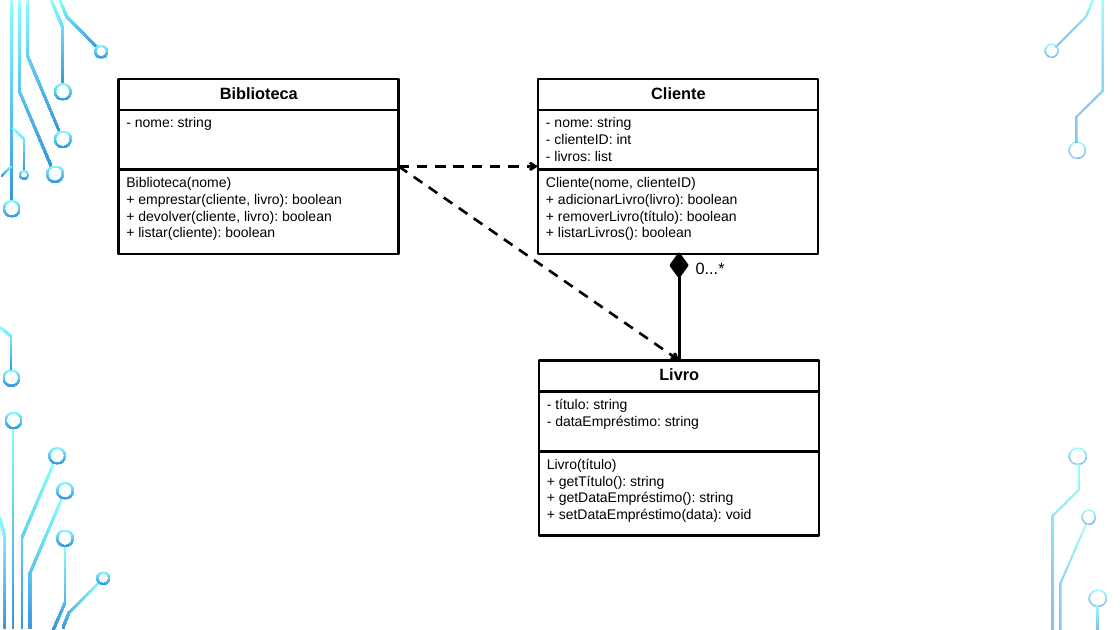
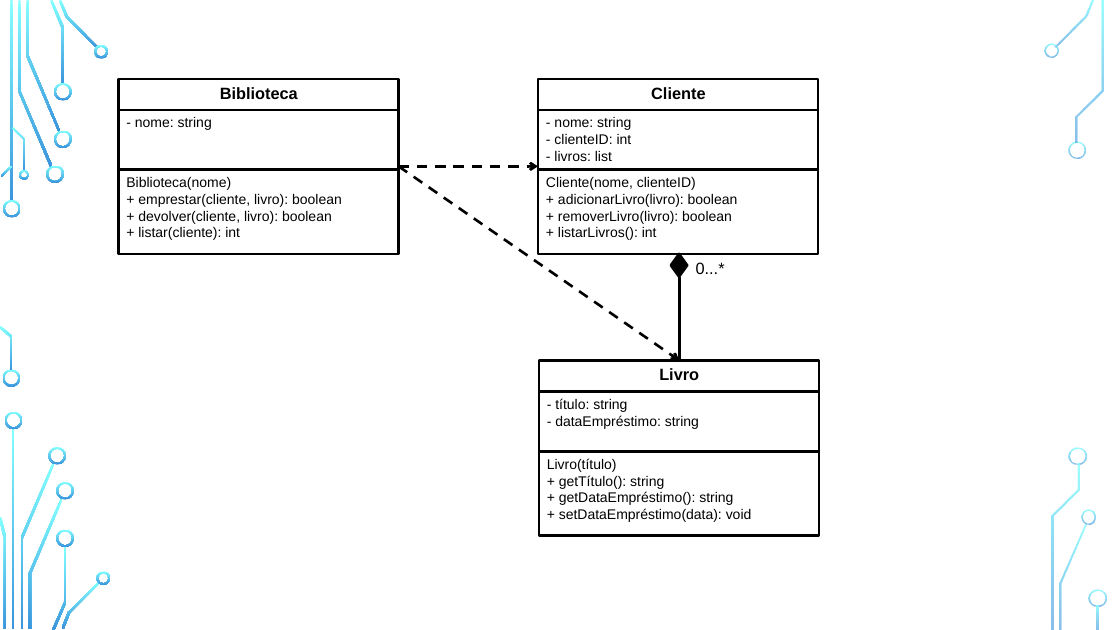
Before and after one commit to zz4fap/python-programming, a slide deck: slide 30 of figures/C126_Introdução.pptx. Drawn at 1120x630 pixels with LibreOffice and Linux fonts; fonts in the diff are those of the drawing; background and template pictures are left out. Boxes give left, top, right and bottom in pixels: in the first picture for what was removed or moved away, otherwise in the second. Text is boxed around its words. In the diff, an @@ line names an element or a change of style, - is before the commit and + after.

```diff
--- a/figures/C126_Introdução.pptx
+++ b/figures/C126_Introdução.pptx
@@ text at bbox=[138, 227, 240, 240]: text changed @@
-+ listar(cliente): boolean
++ listar(cliente): int
@@ text at bbox=[558, 211, 732, 240]: text changed @@
-+ removerLivro(título): boolean
-+ listarLivros(): boolean
++ removerLivro(livro): boolean
++ listarLivros(): int
```
Also in this commit, not shown: 2 other files.
